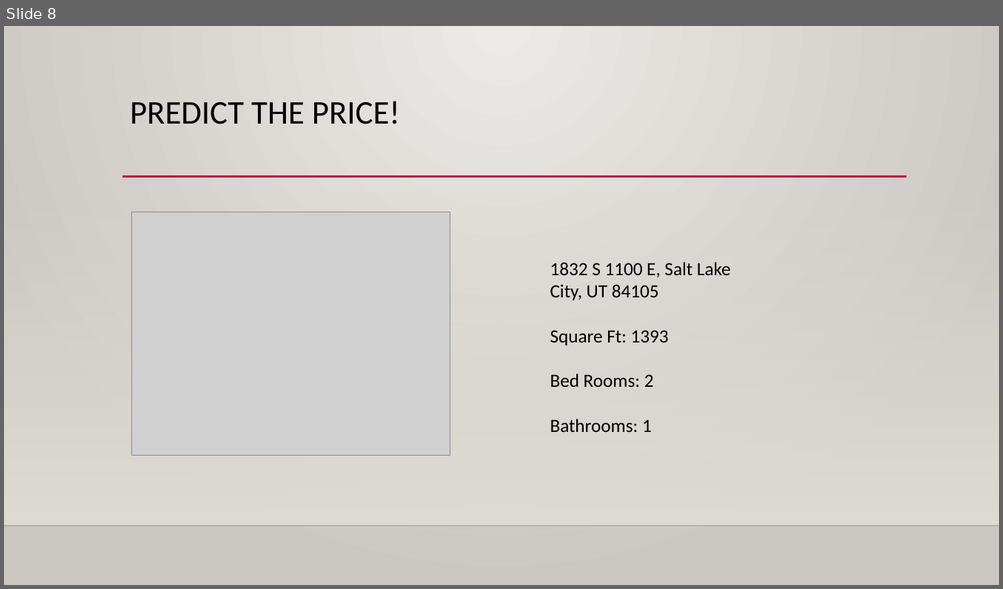
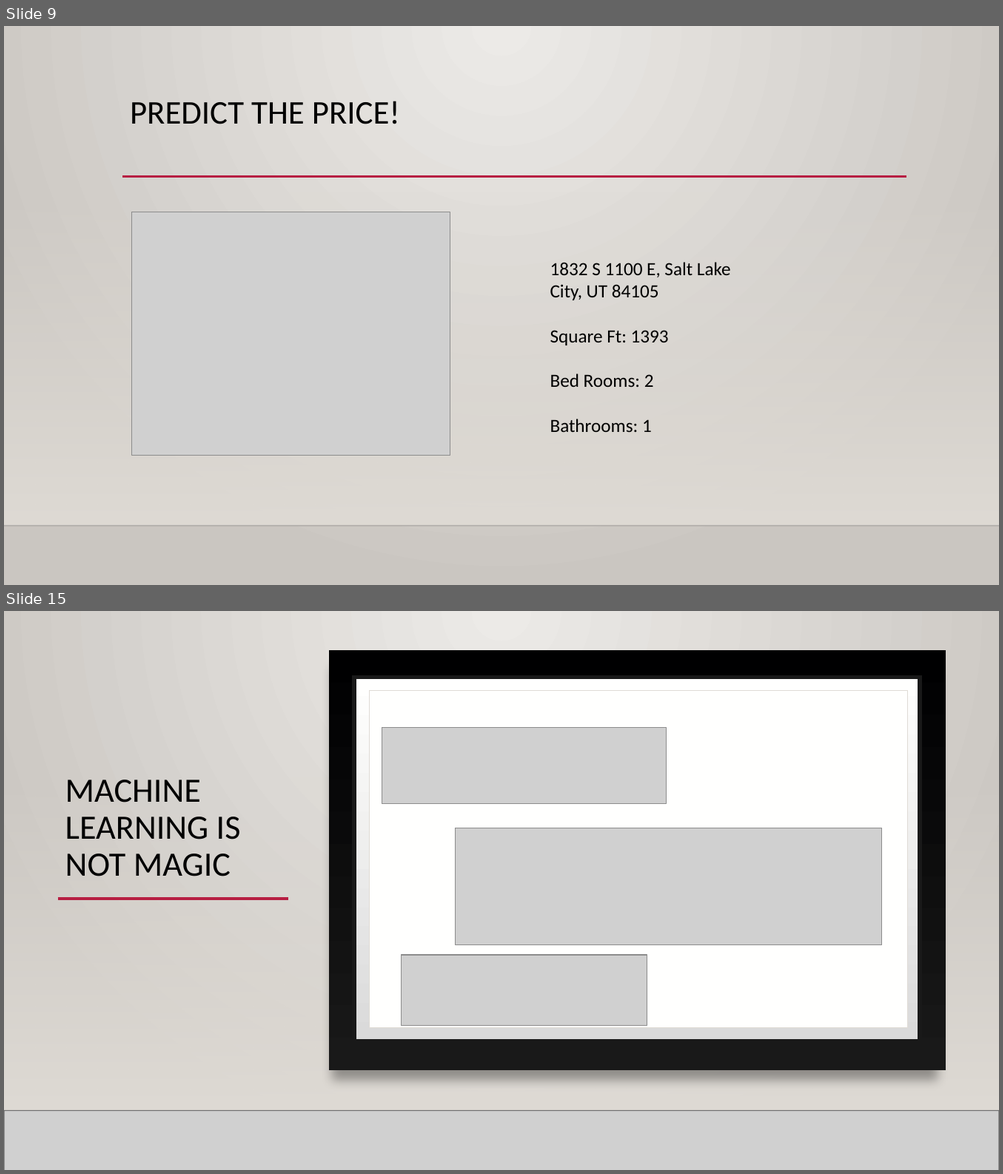
Before and after one commit to VincentLa/neumont-college, a slide deck: Machine Learning Teaching Example VLa.pptx. Shown one above the other, each under a label of ours: slide 8 before the commit, slides 9 and 15 after it; the slides between them are not shown. The pictures are 1003x589 and 1003x1174 pixels, drawn with LibreOffice and Linux fonts; fonts in the diff are those of the drawing; grey boxes stand for pictures; background and template pictures are left out. Boxes give left, top, right and bottom in pixels: in the first picture for what was removed or moved away, otherwise in the second. Text is boxed around its words. In the diff, an @@ line names an element or a change of style, - is before the commit and + after.

```diff
--- a/Machine Learning Teaching Example VLa.pptx
+++ b/Machine Learning Teaching Example VLa.pptx
@@ slide 15 added at <box>4,611,999,1170</box>, background gradient #ECEAE7 to #CAC7C1; not listed: 3 template elements that a slide beside it also shows @@
@@ rectangle added at <box>4,611,999,1170</box>, fill gradient #ECEAE7 to #CAC7C1 @@
@@ rectangle added at <box>329,650,945,1071</box>, fill gradient #000001 to #191919 @@
@@ rectangle added at <box>354,678,919,1042</box>, fill gradient #DADADA to #FFFFFE, outline #191919 4 pt @@
@@ rectangle added at <box>369,691,908,1028</box>, fill #FFFFFE, outline #DFDBD5 0.5 pt @@
@@ picture added at <box>381,727,666,804</box> @@
@@ rectangle added at <box>4,776,999,1111</box>, fill gradient #DFDBD5 @@
@@ rectangle added at <box>4,776,999,1111</box>, fill gradient #DFDBD5 @@
@@ title added at <box>65,780,241,877</box>, 33 pt, text #000000 @@
+MACHINE LEARNING IS NOT MAGIC
@@ picture added at <box>455,828,882,945</box> @@
@@ line added from (58, 899) to (288, 899), #B71E42 2.5 pt @@
@@ line added from (201, 899) to (906, 899), #B71E42 2.5 pt @@
@@ picture added at <box>401,955,647,1026</box> @@
@@ line added from (4, 1111) to (999, 1111), #000001 1 pt @@
@@ picture added at <box>4,1111,999,1170</box> @@
@@ line added from (4, 1111) to (999, 1111), #000001 1 pt @@
@@ what was slide 8 is now slide 9 @@
```
Also in this commit, not shown: 1 slide changed, 6 other slides added, 2 other files.
